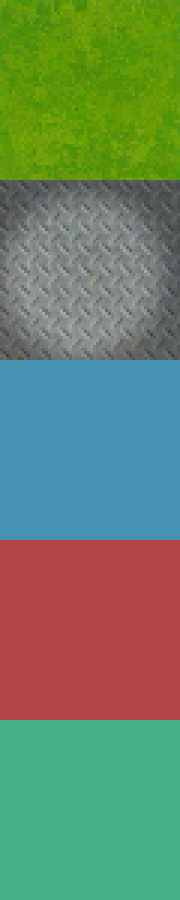
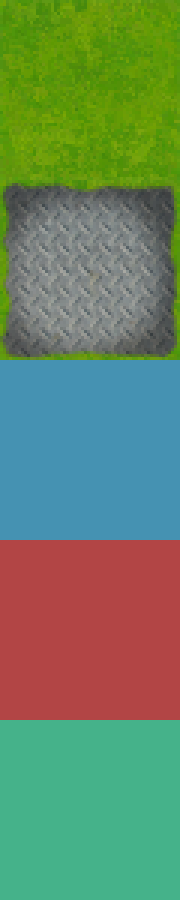
Layers edited between the first and the second 180px x 900px image:
added layer "Layer 2" above "Layer 1" over [0, 180, 180, 360]
added layer "Layer 1" above "Background" over [0, 180, 180, 360]
added layer "Background" over [0, 180, 180, 360]
